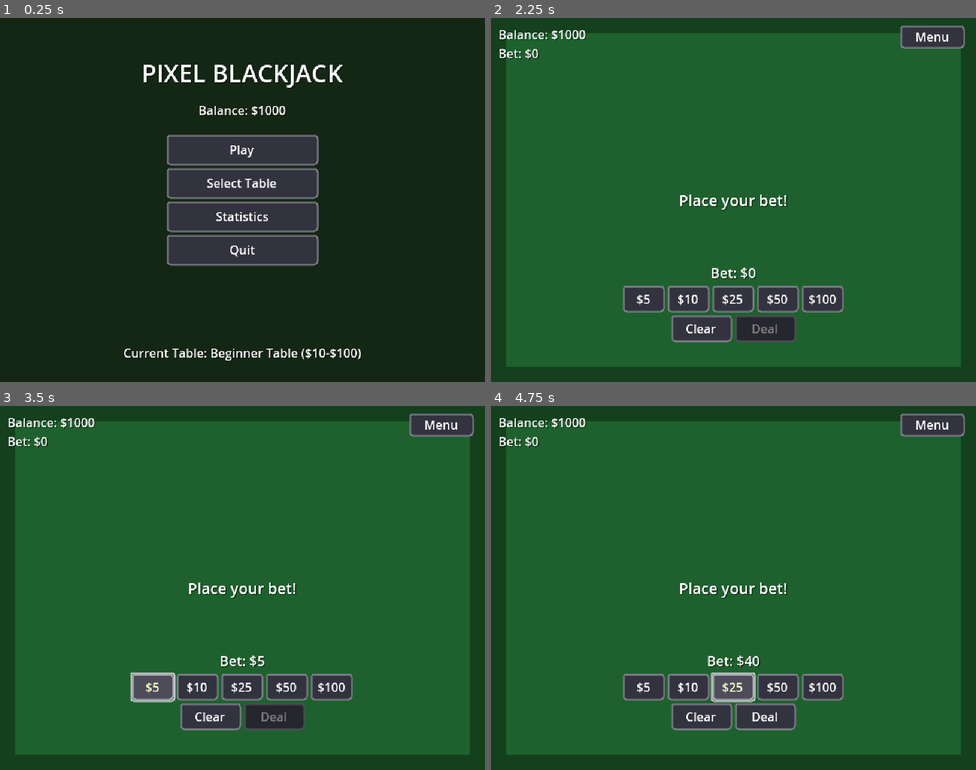
Above: before the commit, frames 1-4 (two rows, left to right).
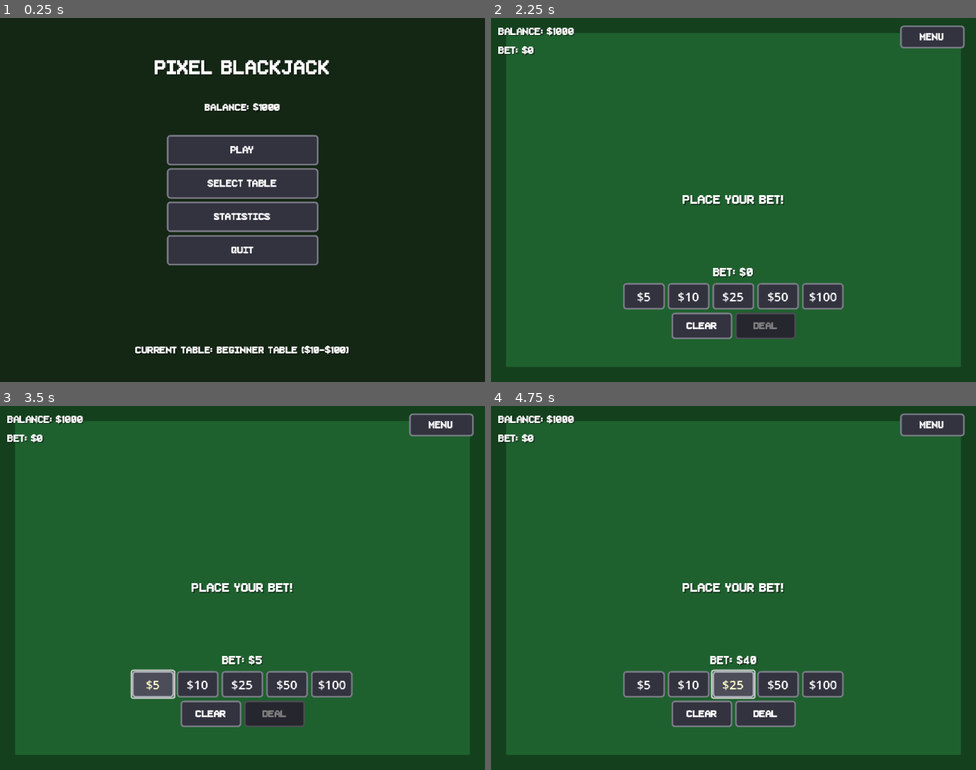
Above: after the commit, the same moments.

Repository: NOTz00m/pixel-blackjack
Game: Godot game, scene res://scenes/main.tscn
Two runs of this game, one before a commit and one after it. Both use one fixed random seed, a clock stepped at 60 frames per second and the inputs below.
Inputs:
- Up to frame 1 (0.25 s): no input
- Up to frame 2 (2.25 s): click "Play" at 0.5 s; click "Menu" at 1.25 s; click "Play" at 2 s
- Up to frame 3 (3.5 s): click "$5" at 2.75 s
- Up to frame 4 (4.75 s): click "$10" at 3.5 s; click "$25" at 4.25 s

The runs differ from the first frame. In frame 1, 4.0% of the frame differs, in the area x 25-75%, y 11-95%; in frame 2, 4.1%; in frame 3, 4.2%; in frame 4, 4.3%, in the area x 1-98%, y 2-90%.

Commit message:
Update Fonts + Surrender

Diff:
--- a/project.godot
+++ b/project.godot
@@ -28,7 +28,7 @@
 window/size/viewport_height=480
 window/size/window_width_override=1280
 window/size/window_height_override=960
-window/stretch/mode="viewport"
+window/stretch/mode="canvas_items"
 
 [rendering]
 
--- a/scenes/ui/game_table.tscn
+++ b/scenes/ui/game_table.tscn
@@ -1,8 +1,9 @@
-[gd_scene load_steps=4 format=3 uid="uid://chs8w3vxplktm"]
-
-[ext_resource type="Script" path="res://scripts/game/blackjack_game.gd" id="1_bjgame"]
-[ext_resource type="Script" path="res://scripts/ui/game_table.gd" id="2_table"]
-[ext_resource type="Theme" uid="uid://cxpixeltheme01" path="res://resources/themes/pixel_theme.tres" id="3_theme"]
+[gd_scene load_steps=5 format=3 uid="uid://chs8w3vxplktm"]
+
+[ext_resource type="Script" uid="uid://yb4gvtsuavtt" path="res://scripts/game/blackjack_game.gd" id="1_bjgame"]
+[ext_resource type="Script" uid="uid://cljrt1r7r06ld" path="res://scripts/ui/game_table.gd" id="2_table"]
+[ext_resource type="Theme" uid="uid://cs4wtbooeyalg" path="res://resources/themes/pixel_theme.tres" id="3_theme"]
+[ext_resource type="FontFile" uid="uid://dsx11w01xiw4k" path="res://assets/fonts/superstar_memesbruh03.ttf" id="4_at3of"]
 
 [node name="GameTable" type="Node2D"]
 script = ExtResource("2_table")
@@ -31,6 +32,7 @@
 [node name="UI" type="CanvasLayer" parent="."]
 
 [node name="ThemeContainer" type="Control" parent="UI"]
+layout_mode = 3
 anchors_preset = 15
 anchor_right = 1.0
 anchor_bottom = 1.0
@@ -39,45 +41,56 @@
 theme = ExtResource("3_theme")
 
 [node name="BalanceDisplay" type="Label" parent="UI/ThemeContainer"]
+layout_mode = 0
 offset_left = 10.0
 offset_top = 10.0
 offset_right = 200.0
 offset_bottom = 30.0
+theme_override_fonts/font = ExtResource("4_at3of")
 text = "Balance: $1000"
 
 [node name="BetDisplay" type="Label" parent="UI/ThemeContainer"]
+layout_mode = 0
 offset_left = 10.0
 offset_top = 35.0
 offset_right = 200.0
 offset_bottom = 55.0
+theme_override_fonts/font = ExtResource("4_at3of")
 text = "Bet: $0"
 
 [node name="MessageLabel" type="Label" parent="UI/ThemeContainer"]
+layout_mode = 0
 offset_left = 220.0
 offset_top = 220.0
 offset_right = 420.0
 offset_bottom = 260.0
+theme_override_fonts/font = ExtResource("4_at3of")
 theme_override_font_sizes/font_size = 20
 horizontal_alignment = 1
 vertical_alignment = 1
 
 [node name="PlayerValueLabel" type="Label" parent="UI/ThemeContainer"]
+layout_mode = 0
 offset_left = 540.0
 offset_top = 340.0
 offset_right = 620.0
 offset_bottom = 370.0
+theme_override_fonts/font = ExtResource("4_at3of")
 theme_override_font_sizes/font_size = 18
 horizontal_alignment = 1
 
 [node name="DealerValueLabel" type="Label" parent="UI/ThemeContainer"]
+layout_mode = 0
 offset_left = 540.0
 offset_top = 100.0
 offset_right = 620.0
 offset_bottom = 130.0
+theme_override_fonts/font = ExtResource("4_at3of")
 theme_override_font_sizes/font_size = 18
 horizontal_alignment = 1
 
 [node name="ActionButtons" type="HBoxContainer" parent="UI/ThemeContainer"]
+layout_mode = 0
 offset_left = 100.0
 offset_top = 420.0
 offset_right = 540.0
@@ -87,29 +100,40 @@
 [node name="HitButton" type="Button" parent="UI/ThemeContainer/ActionButtons"]
 visible = false
 custom_minimum_size = Vector2(75, 35)
+layout_mode = 2
+theme_override_fonts/font = ExtResource("4_at3of")
 text = "Hit"
 
 [node name="StandButton" type="Button" parent="UI/ThemeContainer/ActionButtons"]
 visible = false
 custom_minimum_size = Vector2(75, 35)
+layout_mode = 2
+theme_override_fonts/font = ExtResource("4_at3of")
 text = "Stand"
 
 [node name="DoubleButton" type="Button" parent="UI/ThemeContainer/ActionButtons"]
 visible = false
 custom_minimum_size = Vector2(75, 35)
+layout_mode = 2
+theme_override_fonts/font = ExtResource("4_at3of")
 text = "Double"
 
 [node name="SplitButton" type="Button" parent="UI/ThemeContainer/ActionButtons"]
 visible = false
 custom_minimum_size = Vector2(75, 35)
+layout_mode = 2
+theme_override_fonts/font = ExtResource("4_at3of")
 text = "Split"
 
 [node name="SurrenderButton" type="Button" parent="UI/ThemeContainer/ActionButtons"]
 visible = false
 custom_minimum_size = Vector2(85, 35)
+layout_mode = 2
+theme_override_fonts/font = ExtResource("4_at3of")
 text = "Surrender"
 
 [node name="BetContainer" type="VBoxContainer" parent="UI/ThemeContainer"]
+layout_mode = 0
 offset_left = 120.0
 offset_top = 300.0
 offset_right = 520.0
@@ -118,6 +142,7 @@
 
 [node name="CurrentBetLabel" type="Label" parent="UI/ThemeContainer/BetContainer"]
 layout_mode = 2
+theme_override_fonts/font = ExtResource("4_at3of")
 theme_override_font_sizes/font_size = 18
 text = "Bet: $0"
 horizontal_alignment = 1
@@ -133,16 +158,18 @@
 [node name="ClearBetButton" type="Button" parent="UI/ThemeContainer/BetContainer/ButtonContainer"]
 custom_minimum_size = Vector2(80, 35)
 layout_mode = 2
+theme_override_fonts/font = ExtResource("4_at3of")
 text = "Clear"
 
 [node name="DealButton" type="Button" parent="UI/ThemeContainer/BetContainer/ButtonContainer"]
 custom_minimum_size = Vector2(80, 35)
 layout_mode = 2
+theme_override_fonts/font = ExtResource("4_at3of")
 text = "Deal"
 
 [node name="InsuranceDialog" type="Control" parent="UI/ThemeContainer"]
 visible = false
-anchors_preset = 8
+anchors_preset = 0
 anchor_left = 0.5
 anchor_top = 0.5
 anchor_right = 0.5
@@ -157,6 +184,8 @@
 anchors_preset = 15
 anchor_right = 1.0
 anchor_bottom = 1.0
+grow_horizontal = 2
+grow_vertical = 2
 
 [node name="VBox" type="VBoxContainer" parent="UI/ThemeContainer/InsuranceDialog/Panel"]
 layout_mode = 1
@@ -167,10 +196,13 @@
 offset_top = 10.0
 offset_right = -10.0
 offset_bottom = -10.0
+grow_horizontal = 2
+grow_vertical = 2
 alignment = 1
 
 [node name="Label" type="Label" parent="UI/ThemeContainer/InsuranceDialog/Panel/VBox"]
 layout_mode = 2
+theme_override_fonts/font = ExtResource("4_at3of")
 text = "Take Insurance?"
 horizontal_alignment = 1
 
@@ -181,16 +213,20 @@
 [node name="YesButton" type="Button" parent="UI/ThemeContainer/InsuranceDialog/Panel/VBox/HBox"]
 custom_minimum_size = Vector2(60, 30)
 layout_mode = 2
+theme_override_fonts/font = ExtResource("4_at3of")
 text = "Yes"
 
 [node name="NoButton" type="Button" parent="UI/ThemeContainer/InsuranceDialog/Panel/VBox/HBox"]
 custom_minimum_size = Vector2(60, 30)
 layout_mode = 2
+theme_override_fonts/font = ExtResource("4_at3of")
 text = "No"
 
 [node name="BackButton" type="Button" parent="UI/ThemeContainer"]
+layout_mode = 0
 offset_left = 540.0
 offset_top = 10.0
 offset_right = 625.0
 offset_bottom = 40.0
+theme_override_fonts/font = ExtResource("4_at3of")
 text = "Menu"
--- a/scenes/ui/main_menu.tscn
+++ b/scenes/ui/main_menu.tscn
@@ -1,7 +1,8 @@
-[gd_scene load_steps=3 format=3 uid="uid://bp4l8k2nmfqxk"]
+[gd_scene load_steps=4 format=3 uid="uid://bp4l8k2nmfqxk"]
 
 [ext_resource type="Script" uid="uid://b5yq3pxgedqag" path="res://scripts/ui/main_menu.gd" id="1_menu"]
 [ext_resource type="Theme" uid="uid://cs4wtbooeyalg" path="res://resources/themes/pixel_theme.tres" id="2_theme"]
+[ext_resource type="FontFile" uid="uid://dsx11w01xiw4k" path="res://assets/fonts/superstar_memesbruh03.ttf" id="3_1g8jr"]
 
 [node name="MainMenu" type="Control"]
 layout_mode = 3
@@ -32,6 +33,7 @@
 offset_right = 150.0
 offset_bottom = 100.0
 grow_horizontal = 2
+theme_override_fonts/font = ExtResource("3_1g8jr")
 theme_override_font_sizes/font_size = 32
 text = "PIXEL BLACKJACK"
 horizontal_alignment = 1
@@ -46,6 +48,7 @@
 offset_right = 100.0
 offset_bottom = 140.0
 grow_horizontal = 2
+theme_override_fonts/font = ExtResource("3_1g8jr")
 text = "Balance: $1000"
 horizontal_alignment = 1
 
@@ -66,21 +69,25 @@
 [node name="PlayButton" type="Button" parent="VBoxContainer"]
 custom_minimum_size = Vector2(200, 40)
 layout_mode = 2
+theme_override_fonts/font = ExtResource("3_1g8jr")
 text = "Play"
 
 [node name="TableSelectButton" type="Button" parent="VBoxContainer"]
 custom_minimum_size = Vector2(200, 40)
 layout_mode = 2
+theme_override_fonts/font = ExtResource("3_1g8jr")
 text = "Select Table"
 
 [node name="StatsButton" type="Button" parent="VBoxContainer"]
 custom_minimum_size = Vector2(200, 40)
 layout_mode = 2
+theme_override_fonts/font = ExtResource("3_1g8jr")
 text = "Statistics"
 
 [node name="QuitButton" type="Button" parent="VBoxContainer"]
 custom_minimum_size = Vector2(200, 40)
 layout_mode = 2
+theme_override_fonts/font = ExtResource("3_1g8jr")
 text = "Quit"
 
 [node name="TableSelectPopup" type="Control" parent="."]
@@ -112,6 +119,7 @@
 offset_top = 10.0
 offset_right = 340.0
 offset_bottom = 40.0
+theme_override_fonts/font = ExtResource("3_1g8jr")
 text = "Select Table"
 horizontal_alignment = 1
 
@@ -167,5 +175,6 @@
 offset_bottom = -20.0
 grow_horizontal = 2
 grow_vertical = 0
+theme_override_fonts/font = ExtResource("3_1g8jr")
 text = "Current Table: Beginner ($10-$100)"
 horizontal_alignment = 1
--- a/scripts/autoload/game_manager.gd
+++ b/scripts/autoload/game_manager.gd
@@ -125,7 +125,7 @@
 	return true
 
 func place_insurance() -> bool:
-	var insurance_amount: int = current_bet / 2
+	var insurance_amount: int = int(current_bet * 0.5)
 	if insurance_amount > player_balance:
 		return false
 
@@ -169,9 +169,9 @@
 #endregion
 
 #region Game Results
-func process_win(is_blackjack: bool = false) -> int:
+func process_win(player_has_blackjack: bool = false) -> int:
 	var payout: int
-	if is_blackjack:
+	if player_has_blackjack:
 		payout = int(current_bet * BLACKJACK_PAYOUT) + current_bet
 		stats.blackjacks += 1
 	else:
@@ -212,7 +212,7 @@
 	insurance_bet = 0
 
 func process_surrender() -> int:
-	var refund: int = current_bet / 2
+	var refund: int = int(current_bet * 0.5)
 	player_balance += refund
 	stats.games_lost += 1
 	stats.games_played += 1
@@ -235,10 +235,10 @@
 #endregion
 
 #region Card Utilities
-static func get_card_value(rank: String) -> int:
+func get_card_value(rank: String) -> int:
 	return CARD_VALUES.get(rank.to_lower(), 0)
 
-static func calculate_hand_value(cards: Array) -> int:
+func calculate_hand_value(cards: Array) -> int:
 	var total: int = 0
 	var aces: int = 0
 
@@ -255,13 +255,13 @@
 
 	return total
 
-static func is_blackjack(cards: Array) -> bool:
+func is_blackjack(cards: Array) -> bool:
 	return cards.size() == 2 and calculate_hand_value(cards) == 21
 
-static func is_bust(cards: Array) -> bool:
+func is_bust(cards: Array) -> bool:
 	return calculate_hand_value(cards) > 21
 
-static func is_soft_hand(cards: Array) -> bool:
+func is_soft_hand(cards: Array) -> bool:
 	# A soft hand contains an ace counted as 11
 	var total: int = 0
 	var aces: int = 0
@@ -275,7 +275,7 @@
 	# If we have aces and aren't busting, it's soft
 	return aces > 0 and total <= 21
 
-static func can_split_hand(cards: Array) -> bool:
+func can_split_hand(cards: Array) -> bool:
 	if cards.size() != 2:
 		return false
 	return get_card_value(cards[0].rank) == get_card_value(cards[1].rank)
--- a/scripts/game/blackjack_game.gd
+++ b/scripts/game/blackjack_game.gd
@@ -274,8 +274,8 @@
 	var current_hand: Hand = player_hands[active_hand_index]
 	current_hand.is_surrendered = true
 
-	GameManager.process_surrender()
-	hand_resolved.emit("surrender", GameManager.current_bet / 2)
+	var refund: int = GameManager.process_surrender()
+	hand_resolved.emit("surrender", refund)
 
 	_end_round()
 	return true
@@ -296,8 +296,6 @@
 
 #region Hand Resolution
 func _on_hand_complete() -> void:
-	var current_hand: Hand = player_hands[active_hand_index]
-
 	# Check if there are more hands to play (splits)
 	if active_hand_index < player_hands.size() - 1:
 		active_hand_index += 1
Binary file added: assets/fonts/superstar_memesbruh03.ttf
Not shown, added: assets/fonts/superstar_memesbruh03.ttf.import
Binary file added: assets/fonts/superstarorig_memesbruh03.ttf
Not shown, added: assets/fonts/superstarorig_memesbruh03.ttf.import
Not shown, added: builds/Pixel Blackjack.apple-touch-icon.png.import
Not shown, added: builds/Pixel Blackjack.icon.png.import
Not shown, added: builds/Pixel Blackjack.png.import
Not shown, added: export_presets.cfg
Not shown, added: builds/Pixel Blackjack.apple-touch-icon.png
Not shown, added: builds/Pixel Blackjack.audio.position.worklet.js
Not shown, added: builds/Pixel Blackjack.audio.worklet.js
Not shown, added: builds/Pixel Blackjack.html
(and 5 more such lines)
